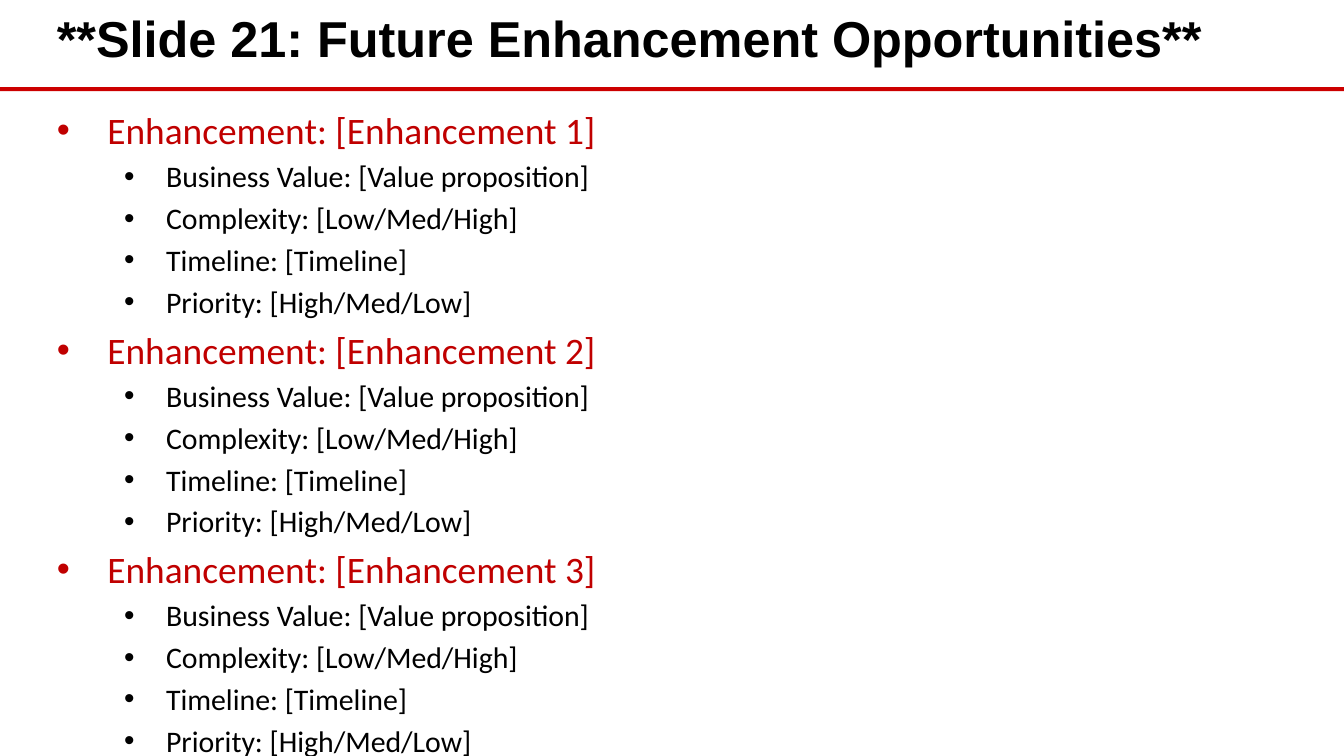
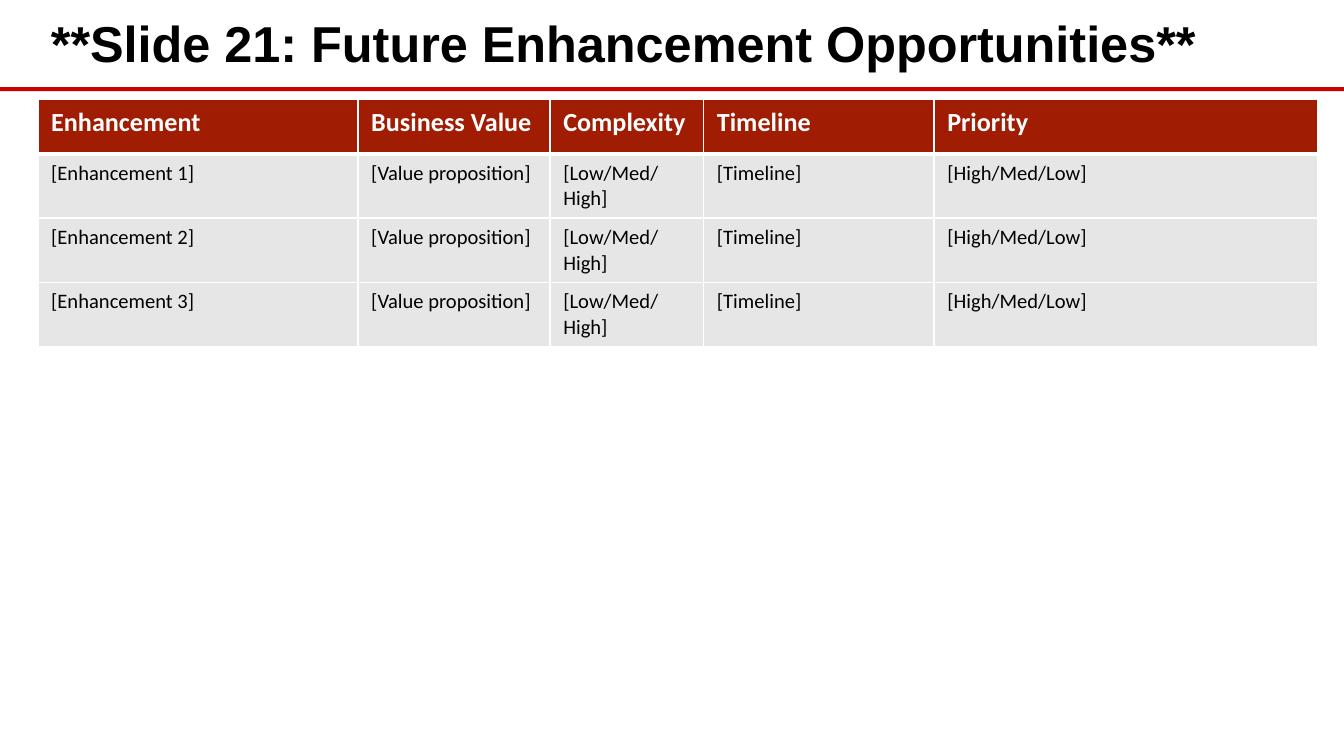
Before and after one commit to eoframework/solutions, a slide deck: slide 21 of solution-template/sample-provider/sample-category/sample-solution/delivery/closeout-presentation.pptx. Drawn at 1344x756 pixels with LibreOffice and Linux fonts; fonts in the diff are those of the drawing; background and template pictures are left out. Boxes give left, top, right and bottom in pixels: in the first picture for what was removed or moved away, otherwise in the second. Text is boxed around its words. In the diff, an @@ line names an element or a change of style, - is before the commit and + after.

```diff
--- a/solution-template/sample-provider/sample-category/sample-solution/delivery/closeout-presentation.pptx
+++ b/solution-template/sample-provider/sample-category/sample-solution/delivery/closeout-presentation.pptx
@@ text "**Slide 21: Future Enhancement Opportunities**": place and size @@
-text "**Slide 21: Future Enhancement Opportunities**" at box(57, 20, 1201, 66)
+text "**Slide 21: Future Enhancement Opportunities**" at box(51, 25, 1195, 72)
@@ table added at box(38, 99, 1317, 342), 4 rows, 5 columns @@
+Enhancement | Business Value | Complexity | Timeline | Priority
+[Enhancement 1] | [Value proposition] | [Low/Med/High] | [Timeline] | [High/Med/Low]
+[Enhancement 2] | [Value proposition] | [Low/Med/High] | [Timeline] | [High/Med/Low]
+[Enhancement 3] | [Value proposition] | [Low/Med/High] | [Timeline] | [High/Med/Low]
@@ text removed at box(107, 117, 595, 756) @@
-• Enhancement: [Enhancement 1]
-  • Business Value: [Value proposition]
-  • Complexity: [Low/Med/High]
-  • Timeline: [Timeline]
-  • Priority: [High/Med/Low]
-• Enhancement: [Enhancement 2]
-  • Business Value: [Value proposition]
-  • Complexity: [Low/Med/High]
-  • Timeline: [Timeline]
-  • Priority: [High/Med/Low]
-• Enhancement: [Enhancement 3]
-  • Business Value: [Value proposition]
-  • Complexity: [Low/Med/High]
-  • Timeline: [Timeline]
-  • Priority: [High/Med/Low]
```
Also in this commit, not shown: 6 other slides changed, 18 other files.
